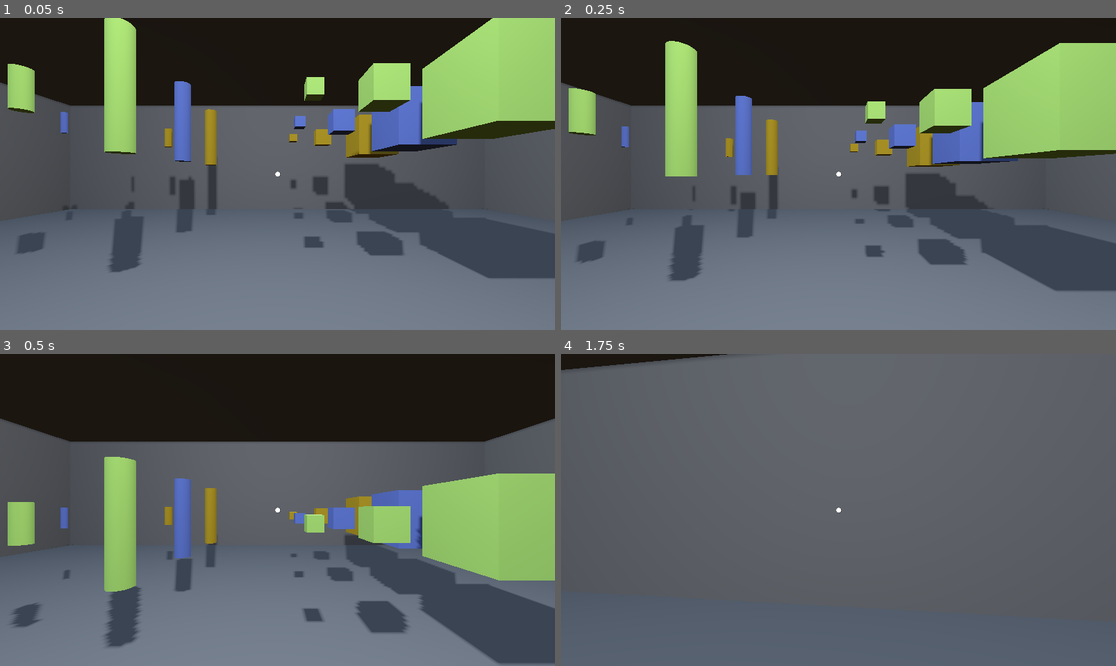
Above: before the commit, frames 1-4 (two rows, left to right).
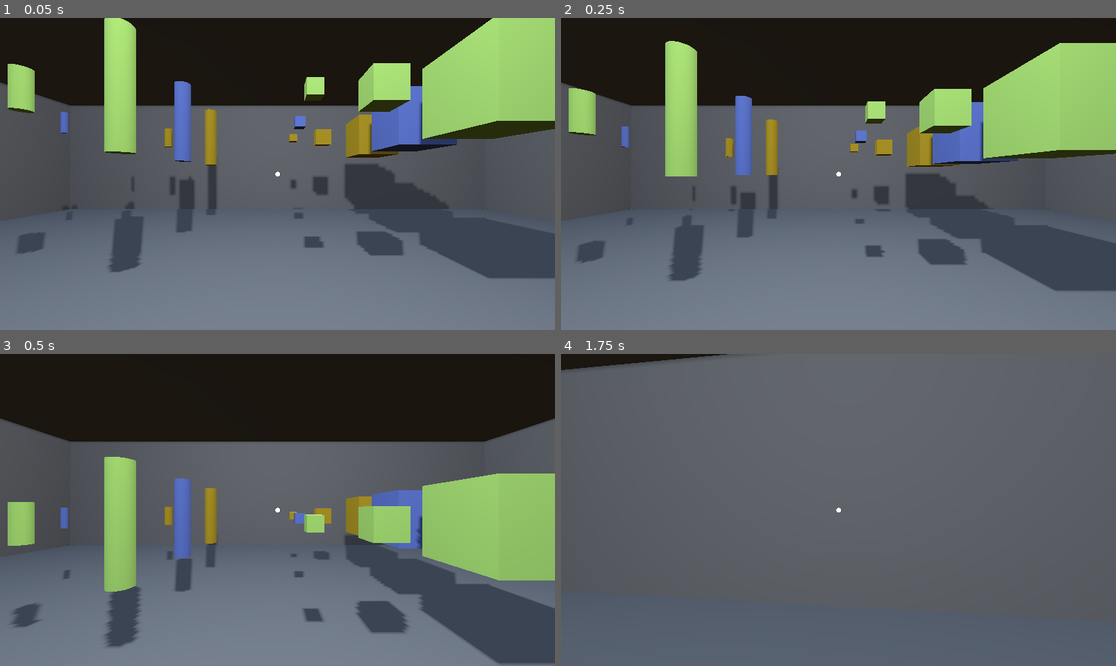
Above: after the commit, the same moments.

Repository: chybby/ldjam53
Game: Godot game, scene res://main.tscn
Two runs of this game, one before a commit and one after it. Both use one fixed random seed, a clock stepped at 60 frames per second and the inputs below.
Inputs (mouse positions are in pixels of both pictures, inside the frame that each line leads up to):
- Up to frame 1 (0.05 s): no input
- Up to frame 2 (0.25 s): no input
- Up to frame 3 (0.5 s): no input
- Up to frame 4 (1.75 s): move the mouse to (866, 510) at 0.52 s; press the mouse at (866, 510) at 0.53 s; hold W (move_forward) from 0.53 s (still down); tap Space (jump) at 0.77, 1.52 s; move the mouse to (810, 510) at 1.27 s; release the mouse at (810, 510) at 1.28 s; click (810, 510) at 1.35 s

The runs differ from the first frame. In frame 1, 0.6% of the frame differs, in the area x 58-65%, y 29-66%; in frame 2, 0.5%; in frame 3, 0.5%; in frame 4, nothing differs.

Commit message:
add customers seeking a package and leaving

Diff:
--- /dev/null
+++ b/customer/customer.gd
@@ -0,0 +1,44 @@
+extends CharacterBody3D
+
+@export var speed = 50
+
+@onready var serving_point = get_node("../Level/CustomerServingPoint")
+@onready var exit_area = get_node("../Level/CustomerExitArea")
+
+var is_satisfied = false
+
+# Get the gravity from the project settings to be synced with RigidBody nodes.
+var gravity = ProjectSettings.get_setting("physics/3d/default_gravity")
+
+func _physics_process(delta):
+    # Add the gravity.
+    if not is_on_floor():
+        velocity.y -= gravity * delta
+
+    var p = serving_point.position
+    if is_satisfied:
+        p = exit_area.position
+    var dir = p - position
+    if dir.length() < 1:
+        velocity.x = move_toward(velocity.x, 0, speed)
+        velocity.z = move_toward(velocity.z, 0, speed)
+    else:
+        dir = dir.normalized()
+        velocity.x = dir.x * speed * delta
+        velocity.z = dir.z * speed * delta
+
+    # TODO: this is buggy (doesn't even rotate to the serving point fully) and janky at spawn
+    rotation.y = position.signed_angle_to(p, Vector3.UP) - PI
+
+    move_and_slide()
+
+
+func _on_area_3d_body_entered(body):
+    if body.collision_layer == 1 << 1:
+        print("satisfied")
+        is_satisfied = true
+
+func _on_area_3d_area_entered(area):
+    print(area.collision_layer)
+    if area.collision_layer == 1 << 3 and is_satisfied:
+        queue_free()
--- /dev/null
+++ b/customer/customer.tscn
@@ -0,0 +1,51 @@
+[gd_scene load_steps=10 format=3 uid="uid://d3wfql4cpge1g"]
+
+[ext_resource type="Script" path="res://customer/customer.gd" id="1_q22ik"]
+[ext_resource type="Texture2D" uid="uid://df4joieri8ijl" path="res://customer/customer.png" id="1_xdkae"]
+[ext_resource type="Texture2D" uid="uid://c7tuvwdib1u6e" path="res://customer/customer_back.png" id="2_f4fu2"]
+
+[sub_resource type="StandardMaterial3D" id="StandardMaterial3D_o3g58"]
+albedo_texture = ExtResource("1_xdkae")
+
+[sub_resource type="PlaneMesh" id="PlaneMesh_xbp1w"]
+lightmap_size_hint = Vector2i(12, 12)
+material = SubResource("StandardMaterial3D_o3g58")
+
+[sub_resource type="StandardMaterial3D" id="StandardMaterial3D_seaqq"]
+albedo_texture = ExtResource("2_f4fu2")
+
+[sub_resource type="PlaneMesh" id="PlaneMesh_tlqr0"]
+material = SubResource("StandardMaterial3D_seaqq")
+flip_faces = true
+
+[sub_resource type="BoxShape3D" id="BoxShape3D_4kcen"]
+size = Vector3(2.01131, 1.98906, 0.136174)
+
+[sub_resource type="BoxShape3D" id="BoxShape3D_ea4jk"]
+size = Vector3(1.92868, 1.99498, 0.434641)
+
+[node name="customer" type="CharacterBody3D"]
+collision_layer = 4
+collision_mask = 7
+script = ExtResource("1_q22ik")
+
+[node name="MeshInstance3D" type="MeshInstance3D" parent="."]
+transform = Transform3D(1, 0, 0, 0, -4.37114e-08, -1, 0, 1, -4.37114e-08, 0, 0, 0)
+mesh = SubResource("PlaneMesh_xbp1w")
+
+[node name="MeshInstance3D2" type="MeshInstance3D" parent="."]
+transform = Transform3D(1, 0, 0, 0, -4.37114e-08, -1, 0, 1, -4.37114e-08, 0, 0, 0)
+mesh = SubResource("PlaneMesh_tlqr0")
+
+[node name="CollisionShape3D" type="CollisionShape3D" parent="."]
+shape = SubResource("BoxShape3D_4kcen")
+
+[node name="Area3D" type="Area3D" parent="."]
+collision_layer = 4
+collision_mask = 15
+
+[node name="CollisionShape3D" type="CollisionShape3D" parent="Area3D"]
+shape = SubResource("BoxShape3D_ea4jk")
+
+[connection signal="area_entered" from="Area3D" to="." method="_on_area_3d_area_entered"]
+[connection signal="body_entered" from="Area3D" to="." method="_on_area_3d_body_entered"]
--- a/level/level.tscn
+++ b/level/level.tscn
@@ -15,6 +15,9 @@
 
 [sub_resource type="WorldBoundaryShape3D" id="WorldBoundaryShape3D_t4nq7"]
 plane = Plane(0, -1, 0, 0)
+
+[sub_resource type="BoxShape3D" id="BoxShape3D_5412h"]
+size = Vector3(3.44971, 5.69378, 3.18266)
 
 [node name="Level" type="Node3D"]
 script = ExtResource("1_8ll5v")
@@ -90,3 +93,17 @@
 
 [node name="PackageSpawnPoint" type="Marker3D" parent="."]
 transform = Transform3D(1, 0, 0, 0, 1, 0, 0, 0, 1, 0, 4, -7)
+
+[node name="CustomerEntryPoint" type="Marker3D" parent="."]
+transform = Transform3D(1, 0, 0, 0, 1, 0, 0, 0, 1, 7.94313, 2.29008, 7.92921)
+
+[node name="CustomerServingPoint" type="Marker3D" parent="."]
+transform = Transform3D(1, 0, 0, 0, 1, 0, 0, 0, 1, 0.999179, 2.40827, -1.71368)
+
+[node name="CustomerExitArea" type="Area3D" parent="."]
+transform = Transform3D(1, 0, 0, 0, 1, 0, 0, 0, 1, -8.73141, 0, 8.46616)
+collision_layer = 8
+collision_mask = 4
+
+[node name="CollisionShape3D" type="CollisionShape3D" parent="CustomerExitArea"]
+shape = SubResource("BoxShape3D_5412h")
--- a/main.tscn
+++ b/main.tscn
@@ -102,7 +102,7 @@
 company = 1
 
 [node name="Package11" parent="World" instance=ExtResource("5_252ea")]
-transform = Transform3D(1, 0, 0, 0, 1, 0, 0, 0, 1, 1.2406, 2.70651, -4.17173)
+transform = Transform3D(1, 0, 0, 0, 1, 0, 0, 0, 1, 4.63175, 2.1404, 4.23717)
 mass = 0.7
 shape = 0
 company = 1
@@ -155,6 +155,11 @@
 
 [node name="PackageSpawnTimer" type="Timer" parent="World"]
 wait_time = 2.0
+autostart = true
+
+[node name="CustomerSpawnTimer" type="Timer" parent="World"]
+wait_time = 2.0
+one_shot = true
 autostart = true
 
 [node name="GUI" type="Control" parent="."]
@@ -193,5 +198,6 @@
 expand_mode = 1
 
 [connection signal="timeout" from="World/PackageSpawnTimer" to="World" method="_on_package_spawn_timer_timeout"]
+[connection signal="timeout" from="World/CustomerSpawnTimer" to="World" method="_on_customer_spawn_timer_timeout"]
 [connection signal="unpaused" from="GUI" to="." method="_on_gui_unpaused"]
 [connection signal="closed" from="GUI/PauseScreen" to="GUI" method="_on_pause_screen_closed"]
--- a/package/package.tscn
+++ b/package/package.tscn
@@ -2,28 +2,28 @@
 
 [ext_resource type="Script" path="res://package/package.gd" id="1_1h61k"]
 
-[sub_resource type="CylinderShape3D" id="CylinderShape3D_1iqvc"]
+[sub_resource type="CylinderShape3D" id="CylinderShape3D_lqv3h"]
 height = 0.5
 radius = 0.1
 
-[sub_resource type="StandardMaterial3D" id="StandardMaterial3D_apyf4"]
+[sub_resource type="StandardMaterial3D" id="StandardMaterial3D_gyfwp"]
 albedo_color = Color(0.832031, 0.706029, 0.18749, 1)
 
-[sub_resource type="CylinderMesh" id="CylinderMesh_n58ff"]
-material = SubResource("StandardMaterial3D_apyf4")
+[sub_resource type="CylinderMesh" id="CylinderMesh_7aq7w"]
+material = SubResource("StandardMaterial3D_gyfwp")
 top_radius = 0.1
 bottom_radius = 0.1
 height = 0.5
 
-[node name="Package" type="RigidBody3D" groups=["pickup"]]
+[node name="Package" type="RigidBody3D"]
 collision_layer = 2
-collision_mask = 3
+collision_mask = 7
 mass = 0.5
 script = ExtResource("1_1h61k")
 shape = 1
 
 [node name="CollisionShape3D" type="CollisionShape3D" parent="."]
-shape = SubResource("CylinderShape3D_1iqvc")
+shape = SubResource("CylinderShape3D_lqv3h")
 
 [node name="MeshInstance3D" type="MeshInstance3D" parent="."]
-mesh = SubResource("CylinderMesh_n58ff")
+mesh = SubResource("CylinderMesh_7aq7w")
--- a/project.godot
+++ b/project.godot
@@ -74,6 +74,8 @@
 
 3d_physics/layer_1="player"
 3d_physics/layer_2="packages"
+3d_physics/layer_3="customers"
+3d_physics/layer_4="customer_exit"
 
 [physics]
 
--- a/world.gd
+++ b/world.gd
@@ -1,11 +1,19 @@
 extends Node3D
 
 var PackageScene = preload("res://package/package.tscn")
+var CustomerScene = preload("res://customer/customer.tscn")
 
 @onready var level := $Level
+@onready var customer_entry_position := $Level/CustomerEntryPoint
 
 func _on_package_spawn_timer_timeout():
     var package := PackageScene.instantiate()
     package.randomize()
     package.position = level.get_package_spawn_position()
     add_child(package)
+
+
+func _on_customer_spawn_timer_timeout():
+    var customer := CustomerScene.instantiate()
+    customer.position = customer_entry_position.position
+    add_child(customer)
Binary file added: customer/customer.png
Not shown, added: customer/customer.png.import
Binary file added: customer/customer_back.png
Not shown, added: customer/customer_back.png.import
Not shown: 1 places in level/level.tscn that only renumber resources
